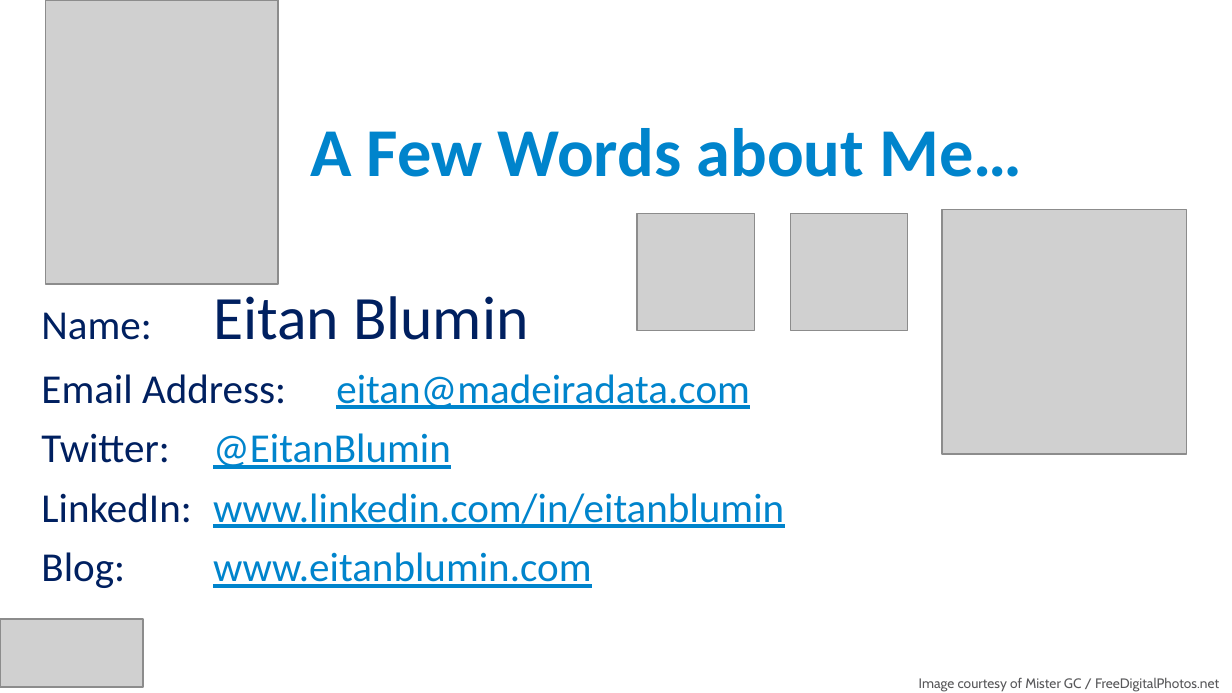
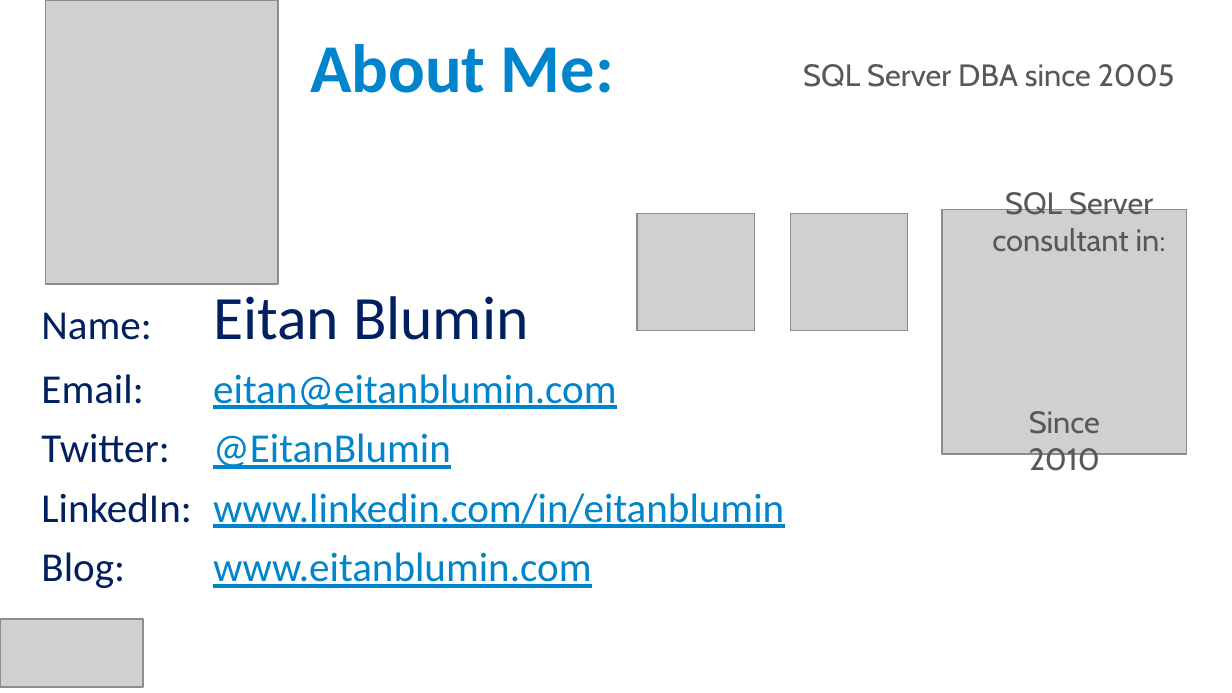
Before and after one commit to MadeiraData/DynamicFilters, a slide deck: slide 3 of DynamicFilters2.pptx. Drawn at 1232x693 pixels with LibreOffice and Linux fonts; fonts in the diff are those of the drawing; grey boxes stand for pictures. Boxes give left, top, right and bottom in pixels: in the first picture for what was removed or moved away, otherwise in the second. Text is boxed around its words. In the diff, an @@ line names an element or a change of style, - is before the commit and + after.

```diff
--- a/DynamicFilters2.pptx
+++ b/DynamicFilters2.pptx
@@ title at (310, 44, 614, 93): text changed @@
-A Few Words about Me…
+About Me:
@@ text added at (803, 64, 1175, 87), 18 pt, text #58585A @@
+SQL Server DBA since 2005
@@ text added at (992, 187, 1166, 251), 18 pt, text #58585A @@
+SQL Server consultant in:
@@ text at (41, 374, 616, 409): text changed @@
-Email Address: eitan@madeiradata.com
+Email: eitan@eitanblumin.com
@@ text added at (1029, 411, 1100, 477), 18 pt, text #58585A @@
+Since 2010
@@ text removed at (919, 677, 1219, 692) @@
-Image courtesy of Mister GC / FreeDigitalPhotos.net
```
Also in this commit, not shown: 8 other slides changed, 12 other files.
